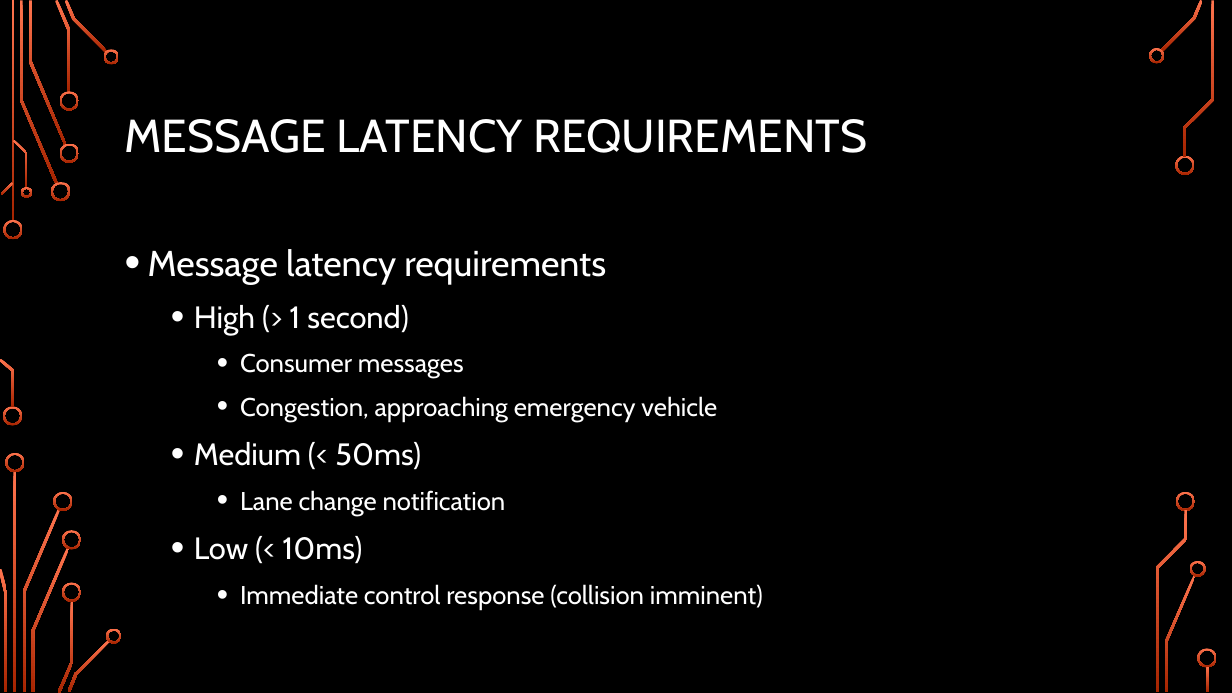
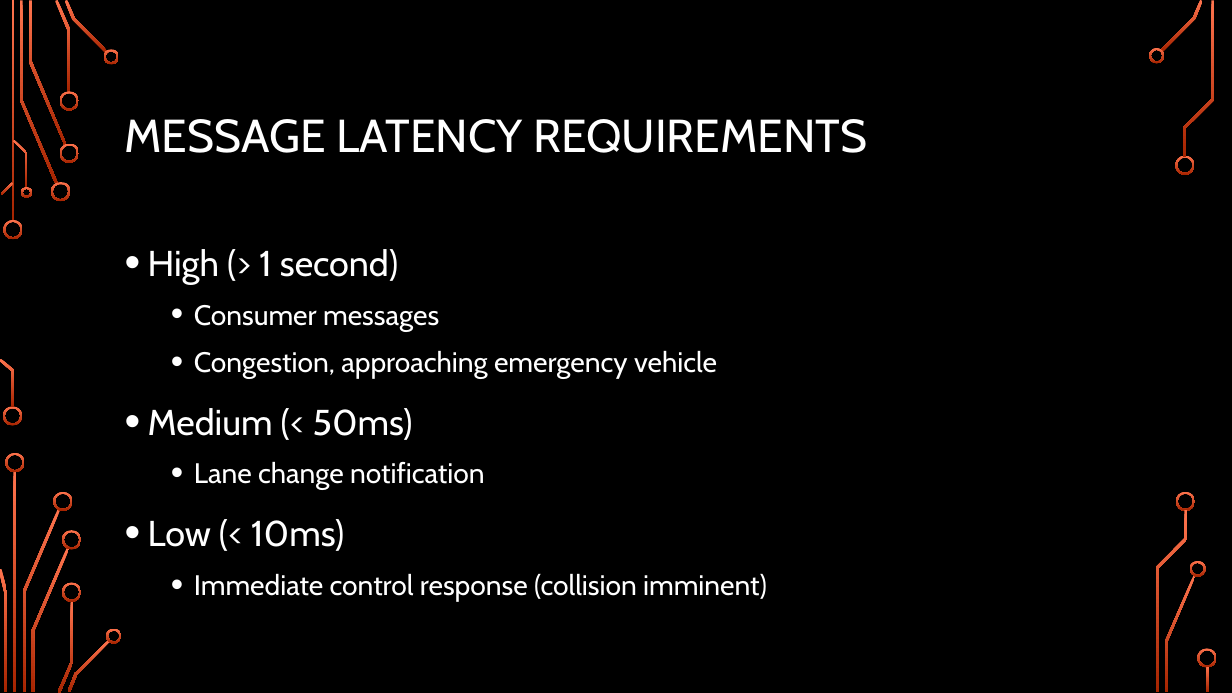
Before and after one commit to TejaKommineni/Mercury, a slide deck: slide 4 of presentation/Mercury-Part1.pptx. Drawn at 1232x693 pixels with LibreOffice and Linux fonts; fonts in the diff are those of the drawing; background and template pictures are left out. Boxes give left, top, right and bottom in pixels: in the first picture for what was removed or moved away, otherwise in the second. Text is boxed around its words. In the diff, an @@ line names an element or a change of style, - is before the commit and + after.

```diff
--- a/presentation/Mercury-Part1.pptx
+++ b/presentation/Mercury-Part1.pptx
@@ text "High (> 1 second)" at (148, 249, 767, 601): size 24 to 28 pt in "High (> 1 second)", "Medium (< 50ms)", "Low (< 10ms)"; size 20 to 22 pt in "Consumer messages", "Congestion, approaching emergency vehicle", "Lane change notification", "Immediate control response (collision imminent)"; list level 2 to 1 in "High (> 1 second)"; list level 3 to 2 in "Consumer messages"; list level 3 to 2 in "Congestion, approaching emergency vehicle"; list level 2 to 1 in "Medium (< 50ms)"; list level 3 to 2 in "Lane change notification"; list level 2 to 1 in "Low (< 10ms)"; list level 3 to 2 in "Immediate control response (collision imminent)" @@
@@ text at (148, 249, 606, 285): paragraph removed @@
-• Message latency requirements
```
Also in this commit, not shown: 1 other slide changed.
